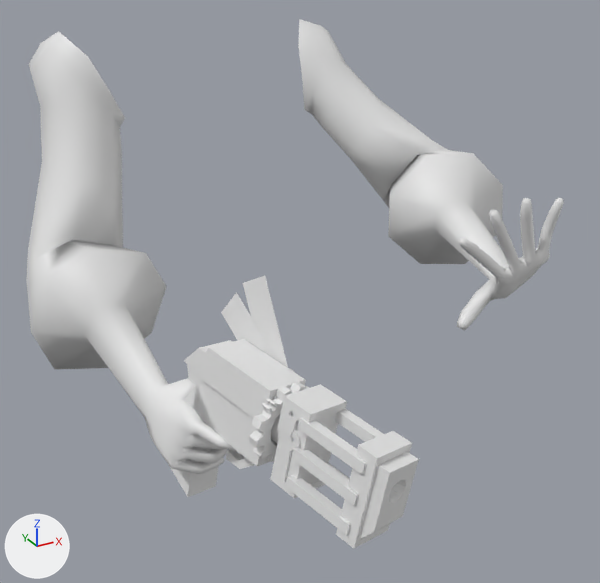
One commit to the FBX model Graphic/Animation/Reset_anima.fbx: the scene before it, then after it.
Camera for both pictures: a 50 mm camera at (-0.337, -0.801, 1.417) aimed at (-0.008, -0.204, 1.118). Arrows for +X, +Y and +Z are at lower left; the lights stay in place. Both versions are drawn at frame 26 of the action 'Take 001'; the numbers are the values there.

In view in the first picture: 'Box001', 'dummy'.
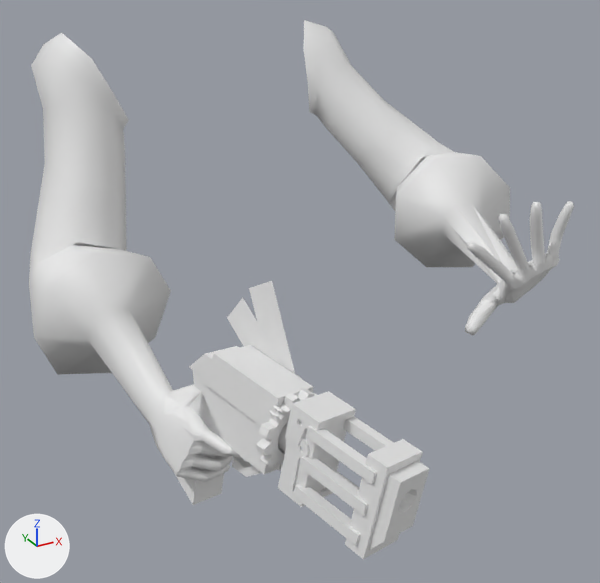
Location of each change, [x1, y1, x2, y2] in pixels of the pictures (600 x 583 px):
'dummy', moved
    before: [26, 19, 564, 474]
    after: [29, 20, 574, 482]
'Box001', moved
    before: [168, 276, 419, 549]
    after: [172, 281, 429, 559]

The change, as a list of edits to the scene's bpy script:
```text
Change me_mesh:
    where me_mesh.from_pydata(...)  # 870 vertices, 1720 faces; spans x -22.7..26.4, y -33.2..7.5, z 101.4..132.6
    used by ob_dummy; location = (0.0, 0.0, 0.0); scale = (0.01, 0.01, 0.01)
    me_mesh part 1: all faces are now shaded flat (1720 of 1720 changed)
Change ob_box001:
    ob_box001.location: (0.0, 0.0, 1.1479) -> (0.0, -0.0111, 1.1479)
Change ob_dummy:
    ob_dummy.location: (0.0, 0.0, 0.0) -> (0.0, -0.0111, 0.0)
```
